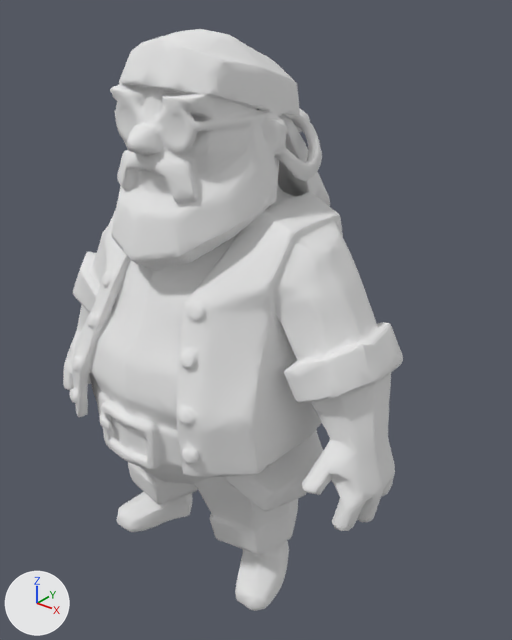
Two versions of the glTF model assets/models/tendero.glb, one commit apart.
Before and after are seen from a 50 mm lens placed at (0.792, -0.862, 0.574), pointed at (0.06, 0.053, 0.007). Arrows for +X, +Y and +Z are at lower left; the lights stay in place. The first picture is the older version. Where no turn or scale is listed for an object, it has been applied to the vertices. Vertices at exactly the same position are counted once.

In view in the first picture: 'geometry_0'.
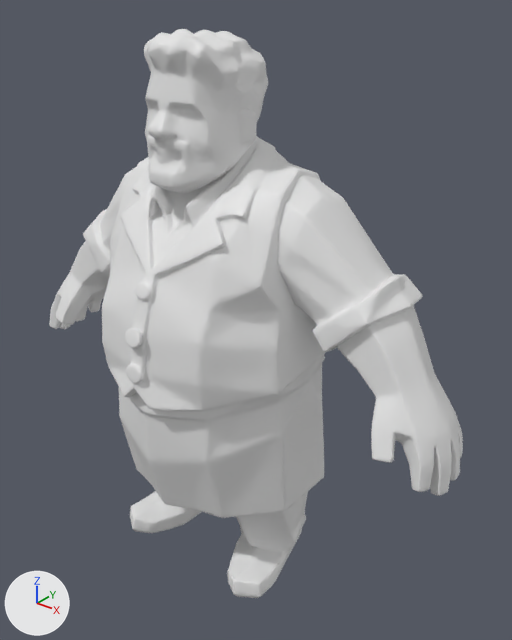
The edits, one by one:
me_geometry_0 is used by ob_geometry_0; location (0.0, 0.0, 0.0).
me_geometry_0 had 9680 vertices, 19544 faces and spanned x -0.382..0.382, y -0.232..0.232, z -0.501..0.501.
me_geometry_0 now has 15076 vertices, 30299 faces and spans x -0.476..0.476, y -0.198..0.193, z -0.502..0.501.
me_geometry_0 part 1: the loose piece of 9673 vertices spanning x -0.382..0.382, y -0.232..0.232, z -0.501..0.501 is rebuilt with 15076 vertices and now spans x -0.476..0.476, y -0.198..0.193, z -0.502..0.501.
Other edits to the shape of me_geometry_0 do not show in these pictures.

Boxes (x1, y1, x2, y2) around the edits, measured in the pictures (512 x 640 px):
'geometry_0', reshaped (22% wider)
    before: (63, 29, 403, 611)
    after: (49, 29, 463, 598)
